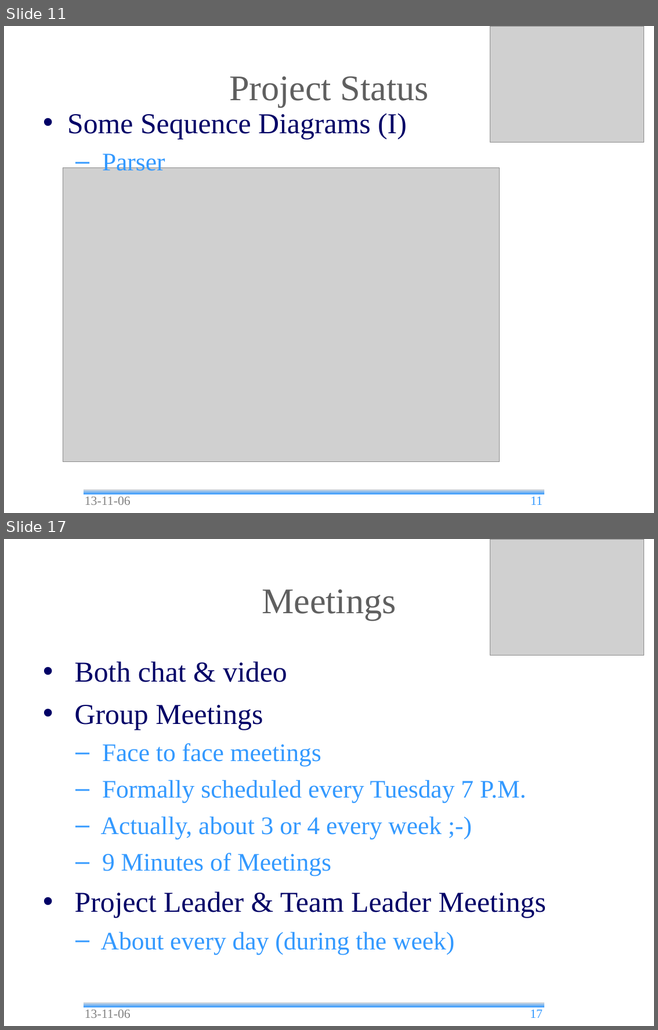
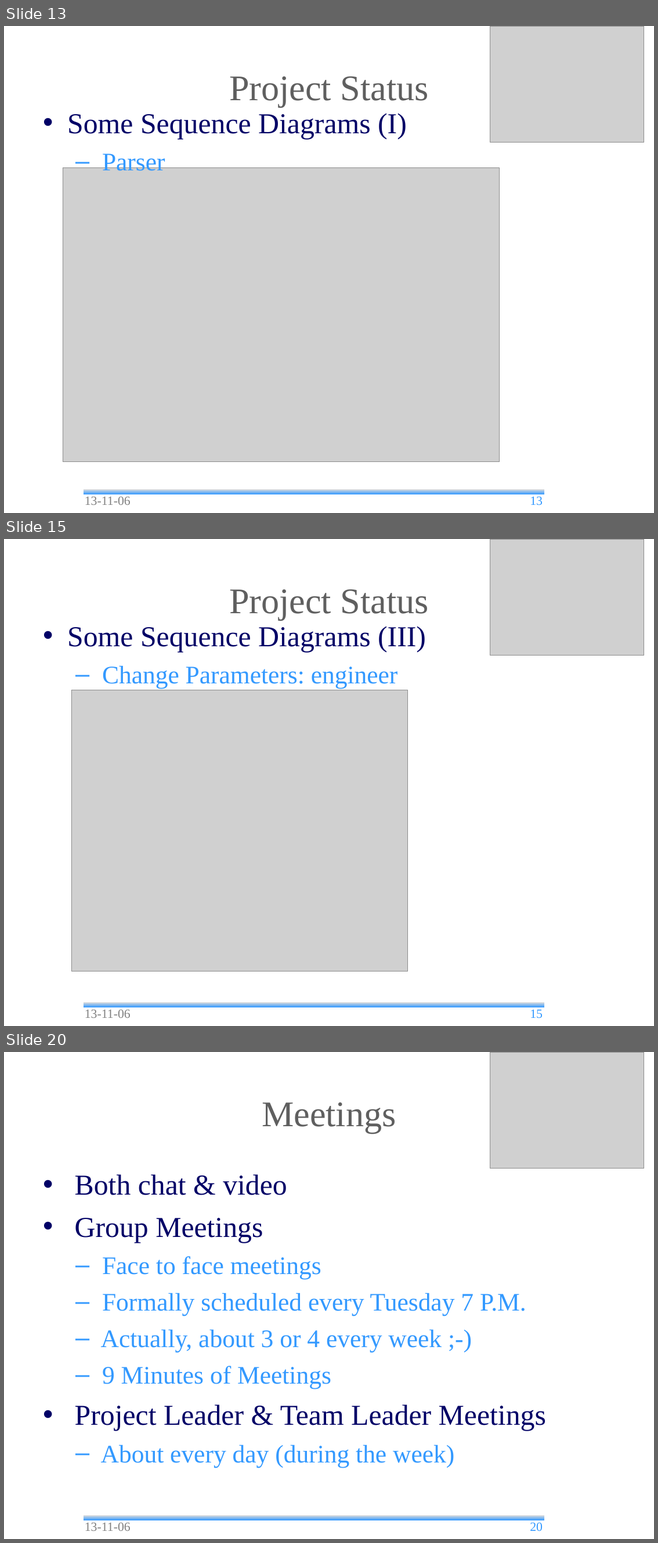
Before and after one commit to andrea-bottoli/DSD, a slide deck: Documentation/Presentation/13_45/Status_Report.odp. Shown one above the other, each under a label of ours: slides 11 and 17 before the commit, slides 13, 15 and 20 after it; the slides between them are not shown. The pictures are 658x1030 and 658x1543 pixels, drawn with LibreOffice and Linux fonts; fonts in the diff are those of the drawing; grey boxes stand for pictures; background and template pictures are left out. Boxes give left, top, right and bottom in pixels: in the first picture for what was removed or moved away, otherwise in the second. Text is boxed around its words. In the diff, an @@ line names an element or a change of style, - is before the commit and + after.

Commit message:
Status Report and Some Changes in Folders

```diff
--- a/Documentation/Presentation/13_45/Status_Report.odp
+++ b/Documentation/Presentation/13_45/Status_Report.odp
@@ slide 15 added at (x1=4, y1=539, x2=654, y2=1026), background #FFFFFF; not listed: 1 template element that a slide beside it also shows @@
@@ picture added at (x1=490, y1=539, x2=643, y2=655) @@
@@ title added at (x1=229, y1=589, x2=429, y2=620), 40 pt, text #5F5F5F @@
+Project Status
@@ text added at (x1=67, y1=626, x2=426, y2=689), 32 pt, text #000066 @@
+• Some Sequence Diagrams (III)
+  – Change Parameters: engineer
@@ picture added at (x1=71, y1=690, x2=408, y2=972) @@
@@ text added at (x1=85, y1=1009, x2=130, y2=1018), 14 pt, text #808080 @@
+13-11-06
@@ page number added at (x1=529, y1=1009, x2=542, y2=1018), 14 pt, text #3399FF @@
+15
@@ what was slide 11 is now slide 13 @@
@@ page number at (x1=529, y1=496, x2=542, y2=505): text changed @@
-11
+13
@@ what was slide 17 is now slide 20 @@
@@ page number at (x1=529, y1=1522, x2=542, y2=1531): text changed @@
-17
+20
```
Also in this commit, not shown: 8 slides changed, 2 other slides added, 22 other files.
